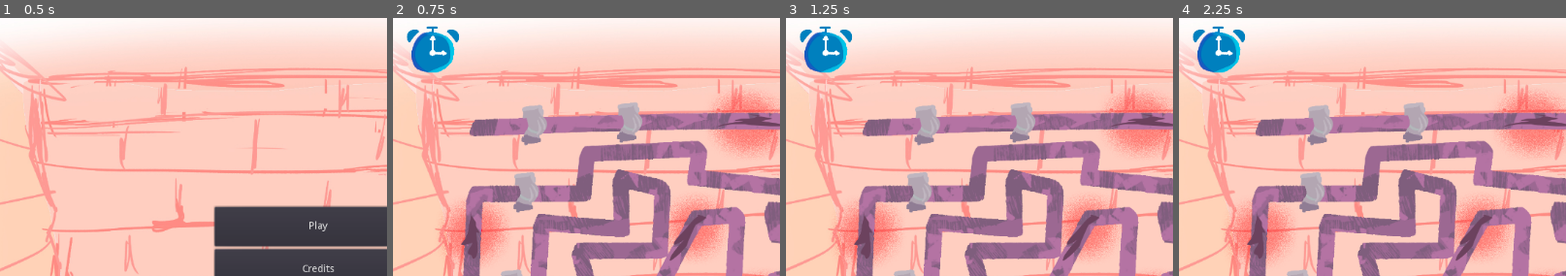
Above: before the commit, frames 1-4 (left to right).
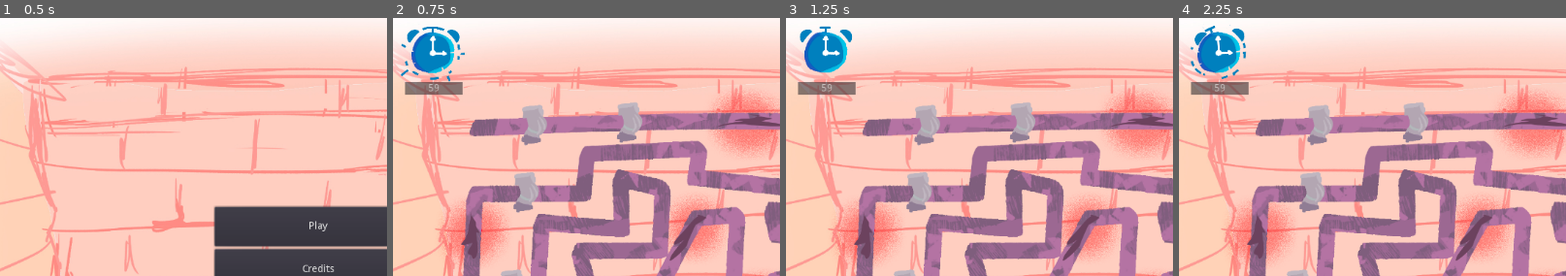
Above: after the commit, the same moments.

Repository: batomow/COMPILER
Game: Godot game, scene res://Main Scenes/MainMenu/MainMenu.tscn
The game is run twice, just before and just after one commit, with the same random seed, the same clock (stepped at 60 frames per second) and the same inputs.
Inputs (mouse positions are % of the whole screen's width and height, from its top left):
- Up to frame 1 (0.5 s): no input
- Up to frame 2 (0.75 s): click "Play" at 0.5 s
- Up to frame 3 (1.25 s): no input
- Up to frame 4 (2.25 s): click (4, 6) at 1.25 s; click (51, 43) at 2 s
The pictures show only the part of the screen within x 9-59%, y 0-50%; the shares and areas given below are measured in that part.

Frame 1 is identical in both runs. In frame 2, 1.2% of the frame differs, in the area x 2-19%, y 3-30%; in frame 3, 0.7%; in frame 4, 1.3%, in the area x 2-19%, y 2-30%.

Commit message:
Add Basic Functionality
Need to a better text & font, or change the label for a progress bar.

Diff:
--- /dev/null
+++ b/Animations/Reloj_Fast_Time.tres
@@ -0,0 +1,26 @@
+[gd_resource type="Animation" load_steps=7 format=2]
+
+[ext_resource path="res://Art/Timer/TIMER_1.png" type="Texture" id=1]
+[ext_resource path="res://Art/Timer/TIMER_2.png" type="Texture" id=2]
+[ext_resource path="res://Art/Timer/TIMER_3.png" type="Texture" id=3]
+[ext_resource path="res://Art/Timer/TIMER_4.png" type="Texture" id=4]
+[ext_resource path="res://Art/Timer/TIMER_5.png" type="Texture" id=5]
+[ext_resource path="res://Art/Timer/TIMER_6.png" type="Texture" id=6]
+
+[resource]
+resource_name = "Normal Time"
+length = 0.4
+loop = true
+step = 0.02
+tracks/0/type = "value"
+tracks/0/path = NodePath("TextureRect:texture")
+tracks/0/interp = 1
+tracks/0/loop_wrap = true
+tracks/0/imported = false
+tracks/0/enabled = true
+tracks/0/keys = {
+"times": PoolRealArray( 0, 0.02, 0.08, 0.12, 0.18, 0.2 ),
+"transitions": PoolRealArray( 1, 1, 1, 1, 1, 1 ),
+"update": 1,
+"values": [ ExtResource( 1 ), ExtResource( 2 ), ExtResource( 3 ), ExtResource( 4 ), ExtResource( 5 ), ExtResource( 6 ) ]
+}
--- /dev/null
+++ b/Animations/Reloj_Normal_Time.tres
@@ -0,0 +1,26 @@
+[gd_resource type="Animation" load_steps=7 format=2]
+
+[ext_resource path="res://Art/Timer/TIMER_1.png" type="Texture" id=1]
+[ext_resource path="res://Art/Timer/TIMER_2.png" type="Texture" id=2]
+[ext_resource path="res://Art/Timer/TIMER_3.png" type="Texture" id=3]
+[ext_resource path="res://Art/Timer/TIMER_4.png" type="Texture" id=4]
+[ext_resource path="res://Art/Timer/TIMER_5.png" type="Texture" id=5]
+[ext_resource path="res://Art/Timer/TIMER_6.png" type="Texture" id=6]
+
+[resource]
+resource_name = "Normal Time"
+length = 0.8
+loop = true
+step = 0.02
+tracks/0/type = "value"
+tracks/0/path = NodePath("TextureRect:texture")
+tracks/0/interp = 1
+tracks/0/loop_wrap = true
+tracks/0/imported = false
+tracks/0/enabled = true
+tracks/0/keys = {
+"times": PoolRealArray( 0, 0.08, 0.16, 0.24, 0.32, 0.4 ),
+"transitions": PoolRealArray( 1, 1, 1, 1, 1, 1 ),
+"update": 1,
+"values": [ ExtResource( 1 ), ExtResource( 2 ), ExtResource( 3 ), ExtResource( 4 ), ExtResource( 5 ), ExtResource( 6 ) ]
+}
--- a/Main Scenes/Game/Reloj.tscn
+++ b/Main Scenes/Game/Reloj.tscn
@@ -1,11 +1,44 @@
-[gd_scene load_steps=2 format=2]
+[gd_scene load_steps=5 format=2]
 
-[ext_resource path="res://Art/Timer/TIMER_1.png" type="Texture" id=1]
+[ext_resource path="res://Scripts/Reloj.tres.gd" type="Script" id=1]
+[ext_resource path="res://Art/Timer/TIMER_1.png" type="Texture" id=2]
+[ext_resource path="res://Animations/Reloj_Fast_Time.tres" type="Animation" id=3]
+[ext_resource path="res://Animations/Reloj_Normal_Time.tres" type="Animation" id=4]
 
 [node name="Reloj" type="Control"]
+script = ExtResource( 1 )
 
 [node name="TextureRect" type="TextureRect" parent="."]
 margin_right = 40.0
 margin_bottom = 40.0
 rect_scale = Vector2( 0.331629, 0.331629 )
-texture = ExtResource( 1 )
+texture = ExtResource( 2 )
+
+[node name="AnimationPlayer" type="AnimationPlayer" parent="."]
+anims/Reloj_Fast_Time = ExtResource( 3 )
+anims/Reloj_Normal_Time = ExtResource( 4 )
+
+[node name="Normal" type="Timer" parent="."]
+one_shot = true
+
+[node name="Fast" type="Timer" parent="."]
+one_shot = true
+
+[node name="Panel" type="Panel" parent="."]
+modulate = Color( 1, 1, 1, 0.54902 )
+margin_left = 10.0
+margin_top = 90.0
+margin_right = 90.0
+margin_bottom = 108.0
+
+[node name="Label" type="Label" parent="Panel"]
+anchor_right = 1.0
+anchor_bottom = 1.0
+text = "55"
+align = 1
+valign = 1
+
+[node name="Total" type="Timer" parent="."]
+one_shot = true
+[connection signal="timeout" from="Normal" to="." method="_on_Normal_timeout"]
+[connection signal="timeout" from="Fast" to="." method="_on_Fast_timeout"]
--- a/Main Scenes/Global/GameManager.tscn
+++ b/Main Scenes/Global/GameManager.tscn
@@ -9,8 +9,8 @@
 export (difficulty) var DIFFICULTY
 enum EFUGA {SPAWN = 0, HELD = 1, PATCH = 2}
 
-enum game_states { PAUSED, NOT_PAUSED }
-var current_state:int = game_states.NOT_PAUSED
+enum game_states { PAUSED, NOT_PAUSED, TIMEOUT }
+var current_state:int = game_states.NOT_PAUSED setget _state_check
 
 var flood_level:float = 0
 var emptying_velocity:float = 0
@@ -21,6 +21,8 @@
 const EMPTYING_AMOUNT := 0.24
 const BIG_LEAK := 0.02
 const SMALL_LEAK := 0.01
+
+var reloj:Reloj
 
 func _process(delta):
 	flood_level = clamp(flood_level + (big_leaks * BIG_LEAK + small_leaks * SMALL_LEAK - emptying_velocity * EMPTYING_AMOUNT) * delta, 0, INF)
@@ -35,8 +37,16 @@
 
 func delete_leak():
 	big_leaks -= 1
-"
+
+func _state_check(value):
+	current_state = value
+	if current_state == game_states.TIMEOUT:
+		print(\"Game Over\")
+	elif current_state == game_states.NOT_PAUSED:
+		reloj.unpause_timers()
+	elif current_state == game_states.PAUSED:
+		reloj.pause_timers()"
 
 [node name="GameManager" type="Node"]
 script = SubResource( 1 )
-DIFFICULTY = 6
+DIFFICULTY = 3
--- /dev/null
+++ b/Scripts/Reloj.tres.gd
@@ -0,0 +1,50 @@
+extends Control
+
+class_name Reloj
+
+onready var normal_timer:Timer = $Normal
+onready var fast_timer:Timer = $Fast
+onready var total_timer:Timer = $Total
+onready var anim:AnimationPlayer = $AnimationPlayer
+var total_time:float = 0
+onready var time_text:Label = $Panel/Label
+
+func _ready():
+	GM.reloj = self
+	if GM.DIFFICULTY == GM.difficulty.easy:
+		set_time(60)
+	elif GM.DIFFICULTY == GM.difficulty.normal:
+		set_time(120)
+	elif GM.DIFFICULTY == GM.difficulty.hard:
+		set_time(180)
+
+func _process(delta):
+	time_text.text = String(int(total_timer.time_left))
+
+func set_time(value:float)->void:
+	total_time = value
+	total_timer.wait_time = total_time
+	normal_timer.wait_time = total_time*0.75
+	fast_timer.wait_time = total_time*0.25
+	normal_timer.start()
+	total_timer.start()
+	anim.play("Reloj_Normal_Time")
+
+func pause_timers()->void:
+	normal_timer.paused = true
+	fast_timer.paused = true
+	total_timer.paused = true
+	anim.stop(false)
+
+func unpause_timers()->void:
+	normal_timer.paused = false
+	fast_timer.paused = false
+	total_timer.paused = false
+	anim.play()
+
+func _on_Normal_timeout():
+	fast_timer.start()
+	anim.play("Reloj_Fast_Time")
+
+func _on_Fast_timeout():
+	GM.current_state = GM.game_states.TIMEOUT
--- a/project.godot
+++ b/project.godot
@@ -14,6 +14,11 @@
 "language": "GDScript",
 "path": "res://Scripts/Fuga.tres.gd"
 }, {
+"base": "Control",
+"class": "Reloj",
+"language": "GDScript",
+"path": "res://Scripts/Reloj.tres.gd"
+}, {
 "base": "Node2D",
 "class": "Valvula",
 "language": "GDScript",
@@ -21,6 +26,7 @@
 } ]
 _global_script_class_icons={
 "Fuga": "",
+"Reloj": "",
 "Valvula": ""
 }
 
